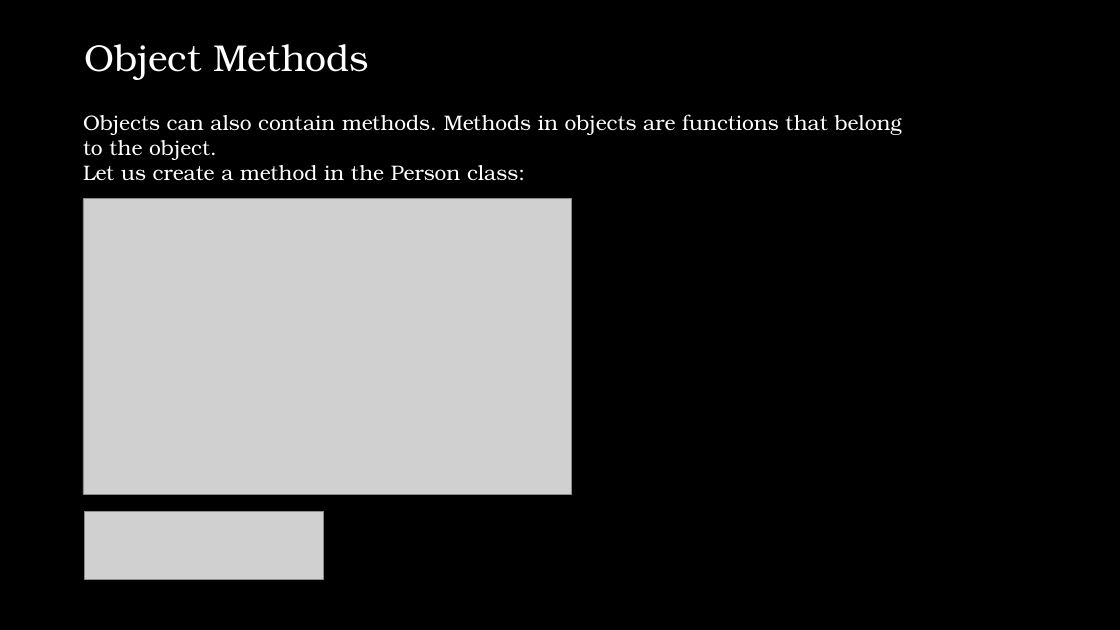
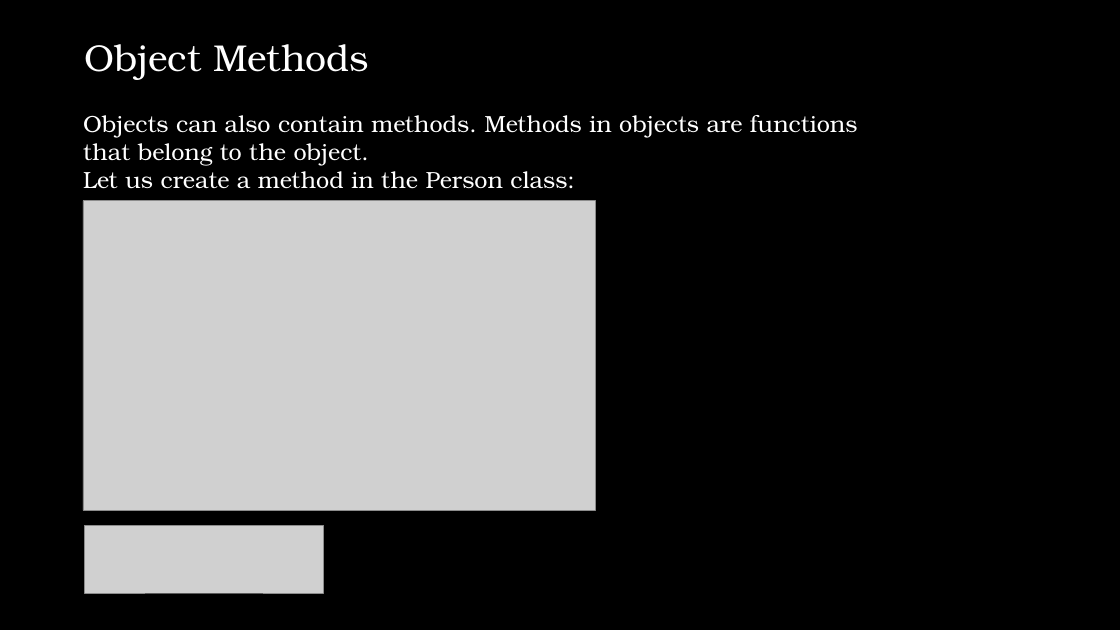
Before and after one commit to IlanSimchon/OOP_2023_Ariel, a slide deck: slide 10 of TA 6/advanced python.pptx. Drawn at 1120x630 pixels with LibreOffice and Linux fonts; fonts in the diff are those of the drawing; grey boxes stand for pictures; background and template pictures are left out. Boxes give left, top, right and bottom in pixels: in the first picture for what was removed or moved away, otherwise in the second. Text is boxed around its words. In the diff, an @@ line names an element or a change of style, - is before the commit and + after.

```diff
--- a/TA 6/advanced python.pptx
+++ b/TA 6/advanced python.pptx
@@ text "Objects can also contain methods. ..." at (x1=83, y1=115, x2=857, y2=189): size 18 to 20 pt @@
@@ picture resized from (x1=83, y1=199, x2=572, y2=495) to (x1=83, y1=201, x2=596, y2=511) @@
@@ picture moved from (x1=85, y1=512, x2=323, y2=580) to (x1=85, y1=525, x2=323, y2=593) @@
```
Also in this commit, not shown: 25 other slides changed, 3 slides added, 4 slides removed.
